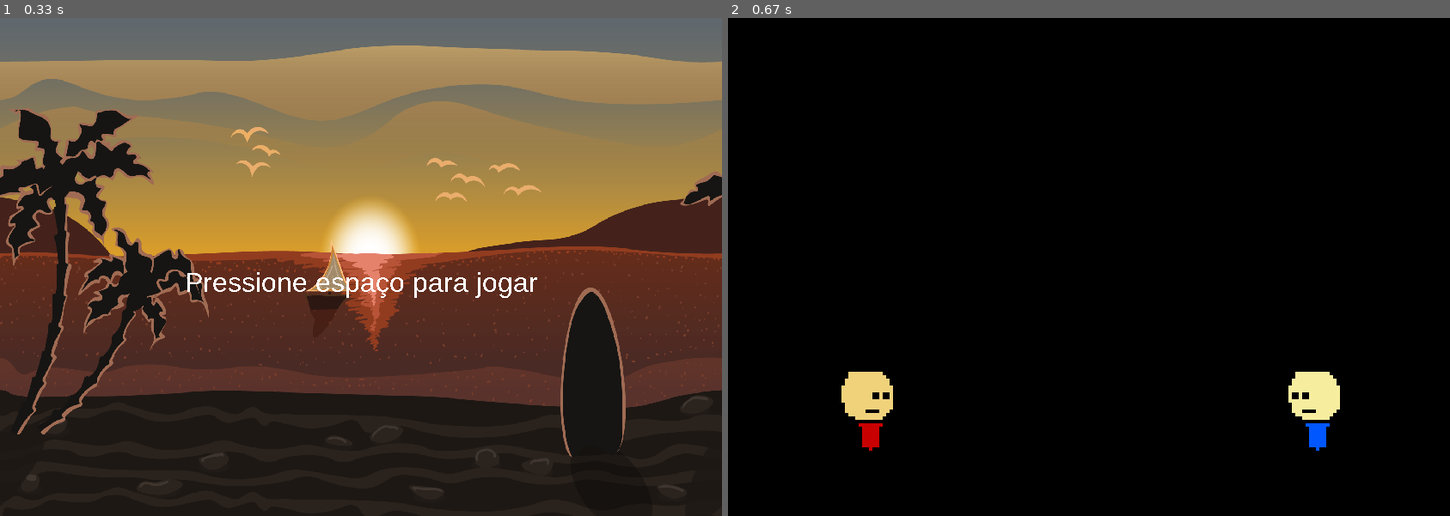
Above: before the commit, frames 1-2 (left to right).
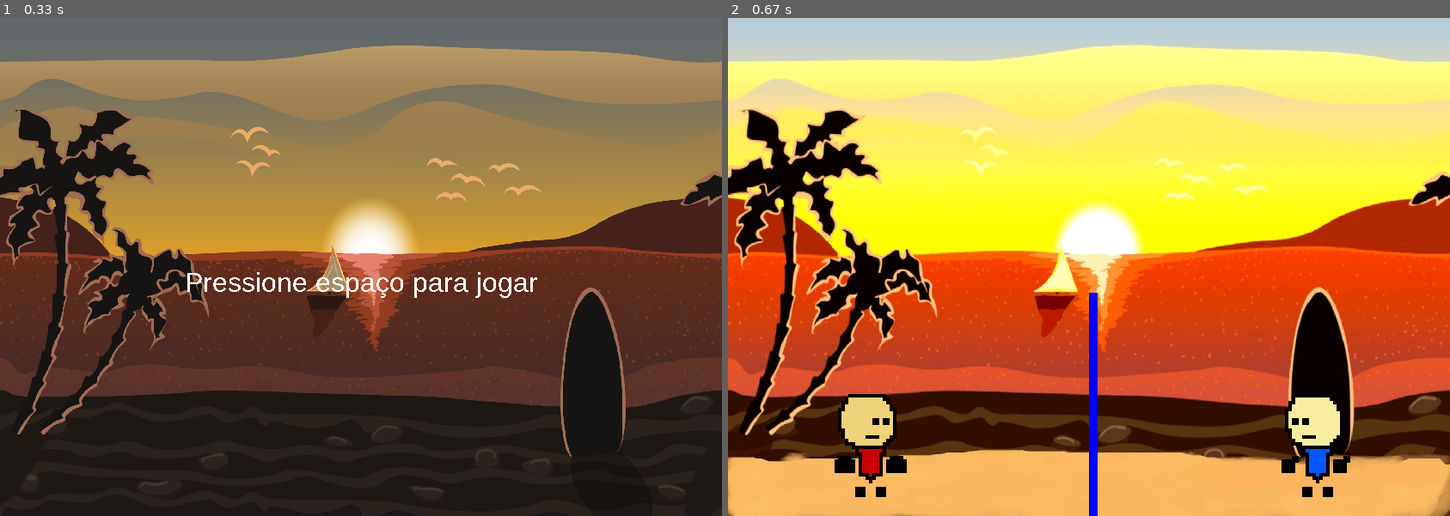
Above: after the commit, the same moments.

Repository: luiskeyd/volei-pygame
Game: pygame game, started from jogo.py
The game is run twice, just before and just after one commit, with the same random seed, the same clock (stepped at 60 frames per second) and the same inputs.
Inputs:
- Up to frame 1 (0.33 s): no input
- Up to frame 2 (0.67 s): tap Space at 0.33 s

Frame 1 is identical in both runs. In frame 2, 94% of the frame differs, in the area x 0-100%, y 0-100%.

Commit message:
plano de fundo / rede implementados

Diff:
--- a/constantes.py
+++ b/constantes.py
@@ -6,15 +6,16 @@
 TITULO_DO_JOGO="Voleiball"
 
 #Cores
-PRETO=(0,0,0)
-BRANCO=(255,255,255)
+PRETO = (0,0,0)
+BRANCO =(255,255,255)
 AZUL = (0,0,255)
 VERMELHO = (255,0,0)
 VERDE = (0,255,0)
 CINZA = (200,200,200)
+MARROM = (200, 20, 50)
 
 # Física do Jogo
-MOVIMENTO_LATERAL=5
+MOVIMENTO_LATERAL = 5
 GRAVIDADE = 0.2
 ALTURA_DO_SALTO = -9
 FORCA_DE_ATAQUE = -6
@@ -22,20 +23,21 @@
 VELOCIDADE_ATAQUE = 8
 
 #frames
-FPS=30
+FPS = 30
 
 #fonte
-FONTE='arial'
+FONTE = 'arial'
 
 # Fonte para usar nos textos
 #FONTE_MAIOR= pygame.font.Font(None, 74)
 #FONTE_MENOR = pygame.font.Font(None, 36)
 
 # Placar
-PLACAR_JOGADOR1= 0
+PLACAR_JOGADOR1 = 0
 PLACAR_JOGADOR2 = 0
 
-
+#tamanho da rede
+TAMANHO_REDE = 260
 
 
 #mensagem_ganhador = None
--- a/jogo.py
+++ b/jogo.py
@@ -40,6 +40,7 @@
             self.desenhar_sprites()
 
 
+
     def eventos(self):
         #define os eventos do jogo
         for event in pygame.event.get():
@@ -57,6 +58,8 @@
     def desenhar_sprites(self):
         #desenha as sprites
         self.tela.fill(constantes.PRETO) # limpa a tela
+        self.imagem_de_game_play()# desenha a tela de funda da game play
+        self.rede() # desenha a rede
         self.todas_as_sprites.draw(self.tela) #faz oq a função fala
         pygame.display.flip() # atuliza a tela a cada frame
 
@@ -107,6 +110,17 @@
         self.rect.topleft = (0, 0)
         self.tela.blit(self.imagem_inicial, self.rect)
 
+    def rede(self):
+        pygame.draw.rect(self.tela, constantes.AZUL, [constantes.LARGURA//2 ,320  , 10, constantes.TAMANHO_REDE], 0 )
+
+    def imagem_de_game_play(self):
+        self.imagem_gameplay = pygame.image.load('imagens/imagem_de_gameplay.png')
+        self.imagem_gameplay = pygame.transform.scale(self.imagem_gameplay, (constantes.LARGURA, constantes.ALTURA))
+        self.rect = self.imagem_gameplay.get_rect()
+        self.rect.topleft = (0, 0)
+        self.tela.blit(self.imagem_gameplay, self.rect)
+
+
 
     def mostrar_tela_final(self):
         pass
@@ -133,7 +147,7 @@
             self.image = self.sprites[self.atual]
             self.image = pygame.transform.scale(self.image,(32*4,32*4))
             self.rect= self.image.get_rect()
-            self.rect.topleft = 100, 400
+            self.rect.topleft = 100, 430
             self.animar= False
         else:
             self.sprites = []
@@ -146,7 +160,7 @@
             self.image = self.sprites[self.atual]
             self.image = pygame.transform.scale(self.image,(32*4, 32*4))
             self.rect = self.image.get_rect()
-            self.rect.topleft = 620, 400
+            self.rect.topleft = 620, 430
             self.animar = False
 
 
@@ -165,6 +179,20 @@
 
 
 
+class Bola(pygame.sprite.Sprite):
+    def __init__(self):
+        pygame.sprite.Sprite.__init__(self)
+
+        self.sprite(pygame.image.load('imagens/bola mikasa (1).png'))
+        self.image = self.sprite
+        self.image = pygame.transform.scale(self.image,(32*2,32*2))
+        self.rect= self.image.get_rect()
+        self.rect.topleft = constantes.LARGURA//2, 300
+
+
+
+
+
 
 
 volei = Jogo()
--- a/teste.py
+++ b/teste.py
@@ -1,7 +1,8 @@
 import pygame
-import constantes # pasta onde estarão as variáveis
-import sprites # imagens do jogo
+import constantes  # pasta onde estarão as variáveis
+import sprites  # imagens do jogo
 import os
+
 
 # Inicializando o Pygame
 class Jogo:
@@ -22,8 +23,10 @@
         self.todas_as_sprites = pygame.sprite.Group()
         self.jogador1 = Jogador(1)
         self.jogador2 = Jogador(2)
+        self.bola = Bola()
         self.todas_as_sprites.add(self.jogador1)
         self.todas_as_sprites.add(self.jogador2)
+        self.todas_as_sprites.add(self.bola)
         self.rodar()
 
     def rodar(self):
@@ -49,15 +52,17 @@
 
     def desenhar_sprites(self):
         # desenha as sprites
-        self.tela.blit(self.imagem_inicial, self.rect)  # desenha a imagem de fundo
+        self.tela.fill(constantes.PRETO)  # limpa a tela
+        self.imagem_de_fundo()  # desenha a imagem de fundo
+        self.rede()  # desenha a rede
         self.todas_as_sprites.draw(self.tela)  # desenha as sprites na tela
         pygame.display.flip()  # atualiza a tela a cada frame
 
     def carregar_arquivos(self):
         # Carregar os arquivos de áudio e imagem
         diretorio_imagens = os.path.join(os.getcwd(), 'imagens')
+        self.imagem_fundo = os.path.join(diretorio_imagens, 'imagem_de_fundo.png')
         self.diretorio_audios = os.path.join(os.getcwd(), 'audios')
-        self.jogo_python = os.path.join(diretorio_imagens, 'imagem_de_fundo.png')
 
     def mostrar_texto(self, mensagem, tamanho, cor, x, y):
         # Exibe um texto na tela
@@ -90,14 +95,18 @@
                         esperando = False
 
     def imagem_de_fundo(self):
-        self.imagem_inicial = pygame.image.load(self.jogo_python)
+        self.imagem_inicial = pygame.image.load(self.imagem_fundo)
         self.imagem_inicial = pygame.transform.scale(self.imagem_inicial, (constantes.LARGURA, constantes.ALTURA))
         self.rect = self.imagem_inicial.get_rect()
         self.rect.topleft = (0, 0)
         self.tela.blit(self.imagem_inicial, self.rect)
 
+    def rede(self):
+        pygame.draw.rect(self.tela, constantes.VERDE, (constantes.LARGURA//2 - 5, 0, 10, constantes.TAMANHO_REDE))
+
     def mostrar_tela_final(self):
         pass
+
 
 class Jogador(pygame.sprite.Sprite):
     def __init__(self, jogador_id):
@@ -110,7 +119,7 @@
             self.sprites.append(pygame.image.load('imagens/jogador1_andando.4.png'))
             self.atual = 0
             self.image = self.sprites[self.atual]
-            self.image = pygame.transform.scale(self.image, (32*4, 32*4))
+            self.image = pygame.transform.scale(self.image, (32 * 4, 32 * 4))
             self.rect = self.image.get_rect()
             self.rect.topleft = 100, 400
             self.animar = False
@@ -122,9 +131,9 @@
             self.sprites.append(pygame.image.load('imagens/jogador2_andando.4 (1).png'))
             self.atual = 0
             self.image = self.sprites[self.atual]
-            self.image = pygame.transform.scale(self.image, (32*4, 32*4))
+            self.image = pygame.transform.scale(self.image, (32 * 4, 32 * 4))
             self.rect = self.image.get_rect()
-            self.rect.topleft = 600, 400
+            self.rect.topleft = 620, 400
             self.animar = False
 
     def update(self):
@@ -134,10 +143,21 @@
                 self.atual = 0
                 self.animar = False
             self.image = self.sprites[int(self.atual)]
-            self.image = pygame.transform.scale(self.image, (32*4, 32*4))
+            self.image = pygame.transform.scale(self.image, (32 * 4, 32 * 4))
 
     def andar(self):
         self.animar = True
+
+
+class Bola(pygame.sprite.Sprite):
+    def __init__(self):
+        pygame.sprite.Sprite.__init__(self)
+        self.sprite = pygame.image.load('imagens/bola mikasa (1).png')
+        self.image = self.sprite
+        self.image = pygame.transform.scale(self.image, (32 * 2, 32 * 2))
+        self.rect = self.image.get_rect()
+        self.rect.topleft = constantes.LARGURA // 2, 300
+
 
 volei = Jogo()
 volei.mostrar_tela_inicial()
Renamed: imagens/imagem_de_fundo_play.png -> imagens/imagem_de_gameplay.png
